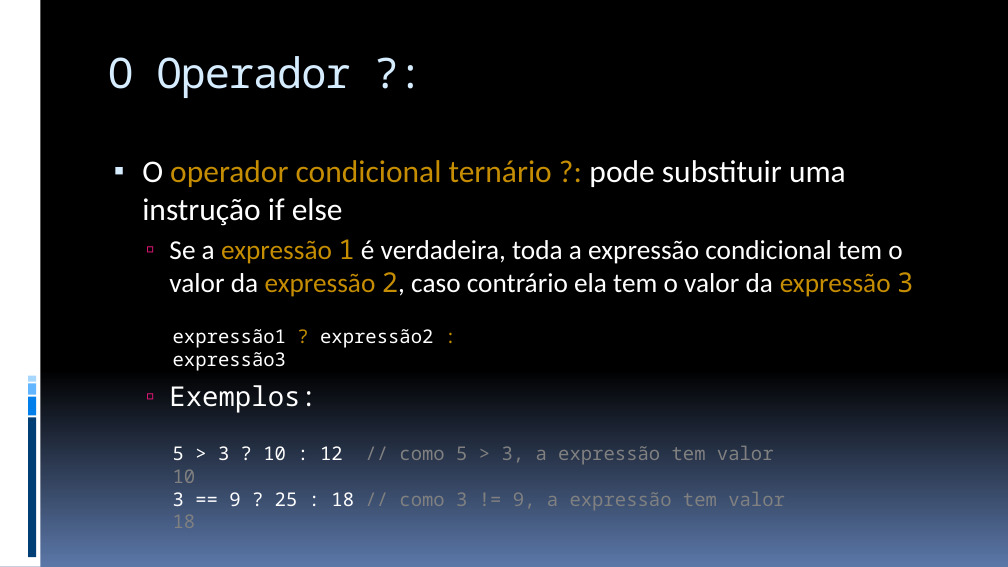
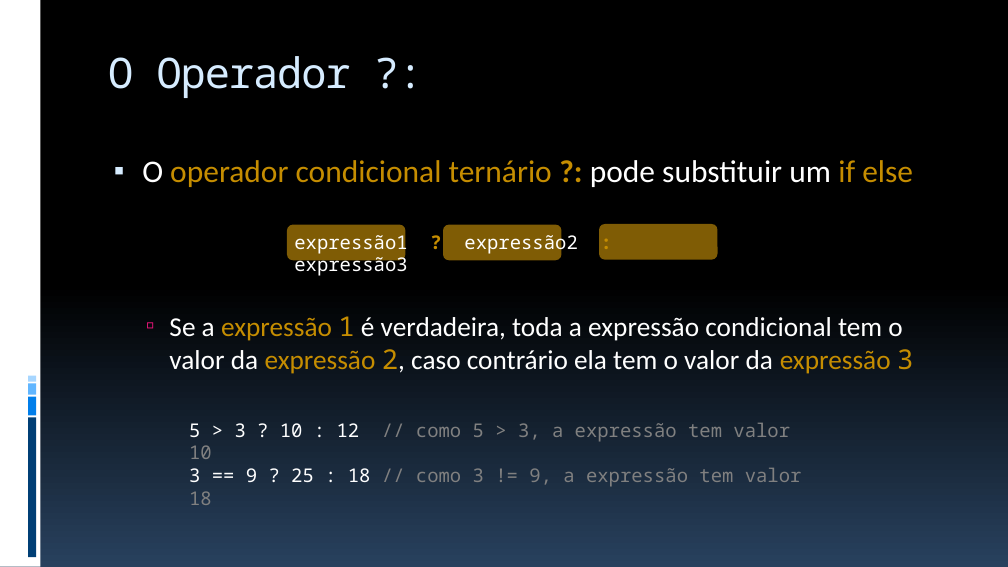
Before and after one commit to JudsonSS/ProgComp, a slide deck: slide 8 of Slides/22. Instrução de Desvio Switch.pptx. Drawn at 1008x567 pixels with LibreOffice and Linux fonts; fonts in the diff are those of the drawing. Boxes give left, top, right and bottom in pixels: in the first picture for what was removed or moved away, otherwise in the second. Text is boxed around its words. In the diff, an @@ line names an element or a change of style, - is before the commit and + after.

```diff
--- a/Slides/22. Instrução de Desvio Switch.pptx
+++ b/Slides/22. Instrução de Desvio Switch.pptx
@@ background gradient #000000 to #5B77A8 to gradient #000000 to #28415E @@
@@ text at (142,160,913,187): text changed; text colour #FFFFFF to #C58D01 @@
-▪ O operador condicional ternário ?: pode substituir uma instrução if else
+▪ O operador condicional ternário ?: pode substituir um if else
@@ text "expressão1 ? expressão2 : expressão3": place and size @@
-text "expressão1 ? expressão2 : expressão3" at (173,329,433,371)
+text "expressão1 ? expressão2 : expressão3" at (294,231,577,255)
@@ text "expressão1 ? expressão2 : expressão3" at (294,231,577,255): bold on in "? :" @@
@@ rounded rectangle added at (287,225,406,260), fill #FEB80A at 50% opacity @@
@@ rounded rectangle added at (443,225,562,260), fill #FEB80A at 50% opacity @@
@@ rounded rectangle added at (599,224,718,259), fill #FEB80A at 50% opacity @@
@@ text at (169,316,913,374): more space between paragraphs @@
@@ text at (169,385,316,413): paragraph removed @@
-  ▫ Exemplos:
@@ text "5 > 3 ? 10 ...": place and size @@
-text "5 > 3 ? 10 ..." at (173,446,785,528)
+text "5 > 3 ? 10 ..." at (189,423,802,505)
```
Also in this commit, not shown: 29 other slides changed, 7 other files.
